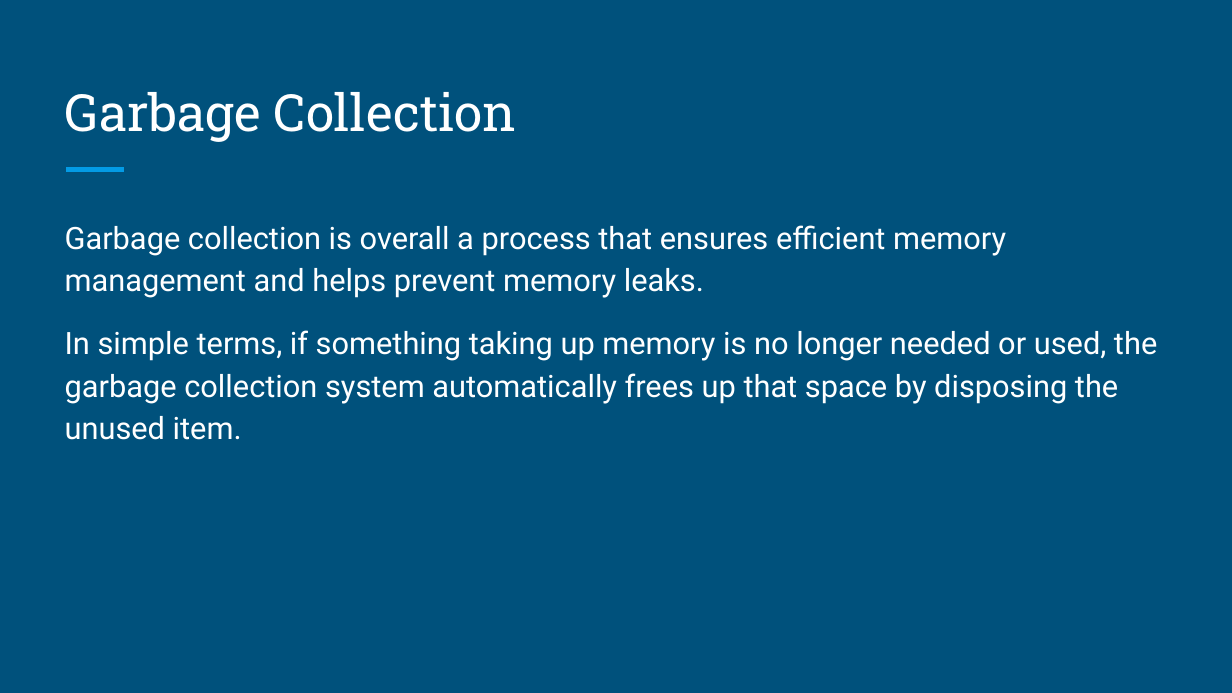
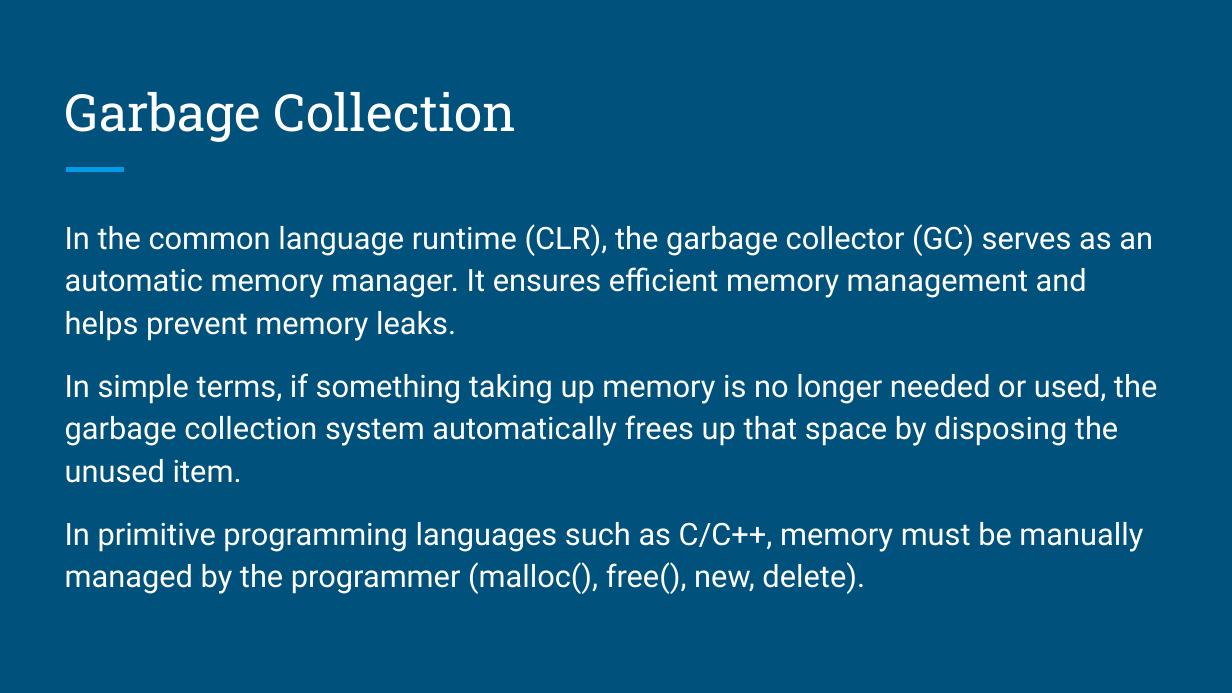
Before and after one commit to lskshastry/Garbage-Collection-and-Disposal-in-C-, a slide deck: slide 8 of Disposal and Garbage Collection.pptx (slide 3 before the commit). Drawn at 1232x693 pixels with LibreOffice and Linux fonts; fonts in the diff are those of the drawing. Boxes give left, top, right and bottom in pixels: in the first picture for what was removed or moved away, otherwise in the second. Text is boxed around its words. In the diff, an @@ line names an element or a change of style, - is before the commit and + after.

```diff
--- a/Disposal and Garbage Collection.pptx
+++ b/Disposal and Garbage Collection.pptx
@@ text at box(65, 224, 1153, 341): text changed @@
-Garbage collection is overall a process that ensures efficient memory management and helps prevent memory leaks.
+In the common language runtime (CLR), the garbage collector (GC) serves as an automatic memory manager. It ensures efficient memory management and helps prevent memory leaks.
@@ text at box(65, 373, 1157, 483): less space between paragraphs @@
@@ text at box(65, 522, 1143, 594): paragraph added @@
+In primitive programming languages such as C/C++, memory must be manually managed by the programmer (malloc(), free(), new, delete).
```
Also in this commit, not shown: 2 other slides changed, 14 slides added, 5 other files.
